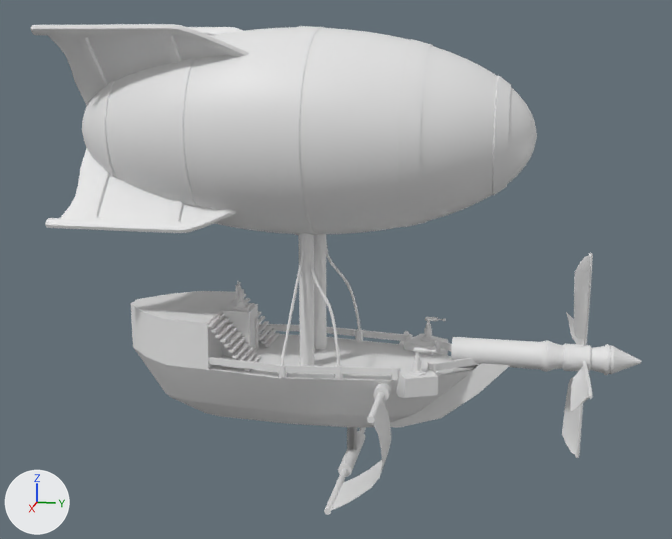
The Blender file Assets/Models/Blend/Airship.blend as it was, and as the next commit left it.
Rendered twice from a 50 mm camera at (122.3, 34.6, 41.8) aimed at (0.9, 10.4, 11.5). Lighting does not change. The marker at lower left points along +X, +Y and +Z. Objects named as collision shapes, trigger or cutter boxes, shadow casters or lower levels of detail are left out.

In view in the first picture: 'Blimp', 'Cylinder', 'Cylinder.002', 'Deck', 'Grapple Deck', 'Lower Sails', 'Mast', 'Probeller rod', 'Ropes', 'Sail Pegs', 'Stairs'.
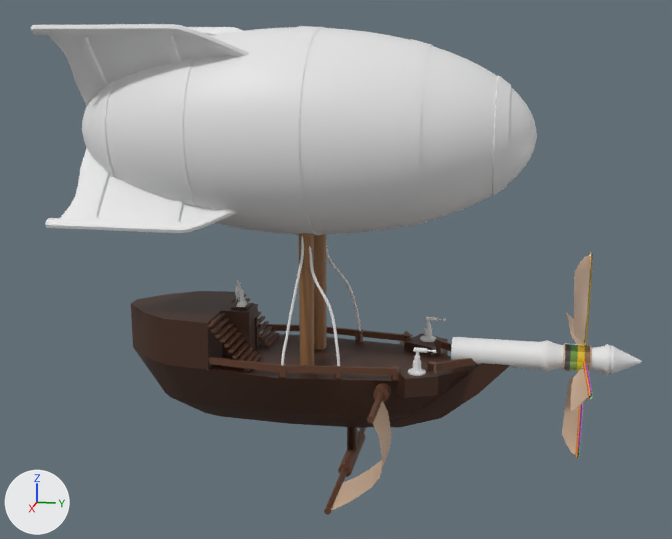
Boxes (x1, y1, x2, y2) around the edits, measured in the pictures (672 x 539 px):
'Grapple Deck', recoloured, surface changed (grey to brown)
    both: (133, 333, 510, 428)
'Deck', recoloured, surface changed (grey to brown)
    both: (131, 291, 259, 370)
'Cylinder.002', recoloured (grey to beige)
    both: (562, 253, 593, 458)
'Mast', recoloured, surface changed (grey to brown)
    both: (299, 233, 327, 365)
'Cylinder', recoloured, surface changed (grey to brown)
    both: (209, 324, 478, 381)
'Lower Sails', recoloured (grey to beige)
    both: (331, 401, 391, 510)
'Sail Pegs', recoloured, surface changed (grey to brown)
    both: (324, 331, 409, 515)
'Stairs', recoloured (grey to brown)
    both: (207, 294, 279, 371)

Patch to the scene script:
```diff
--- a/Assets/Models/Blend/Airship.blend.py
+++ b/Assets/Models/Blend/Airship.blend.py
@@ me_cube_002 @@
 me_cube_002.from_pydata(...)  # 52 vertices, 48 faces; spans x -8.2..8.2, y -19.7..-1.7, z -1.5..5.4
+# me_cube_002 part 1: texture (UV) coordinates of 48 of 48 faces, centred in x -7.8..7.8, y -19.7..-1.7, z -1.5..5.4, changed; they spanned u 0.12..0.88, v 0.0..1.0 and now span u 0.8..0.85, v 0.39..0.46
+me_cube_002.materials.append(mat_taht_material_thing)  # picture img_blender_palette_png
@@ me_cube_011 @@
 me_cube_011.from_pydata(...)  # 160 vertices, 120 faces; spans x -8.2..8.2, y -6.0..-1.7, z -1.4..4.8
+me_cube_011.materials.append(mat_taht_material_thing)  # picture img_blender_palette_png
@@ me_cube_005 @@
 me_cube_005.from_pydata(...)  # 147 vertices, 136 faces; spans x -9.8..9.8, y -19.8..35.1, z -10.8..1.5
+# me_cube_005 part 2: texture (UV) coordinates of 136 of 136 faces, centred in x -8.8..8.8, y -18.0..34.1, z -10.8..0.9, changed; they spanned u 0.12..0.88, v 0.0..1.02 and now span u 0.76..0.77, v 0.47..0.48
+me_cube_005.materials.append(mat_taht_material_thing)  # picture img_blender_palette_png
@@ me_cylinder_005 @@
 me_cylinder_005.from_pydata(...)  # 208 vertices, 171 faces; spans x -9.4..9.4, y -6.2..30.4, z -1.6..0.5
+# me_cylinder_005 part 3: texture (UV) coordinates of 171 of 171 faces, centred in x -9.4..9.4, y -6.2..30.2, z -1.6..0.5, changed; they spanned u 0.0..1.0, v 0.0..1.0 and now span u 0.67..0.7, v 0.42..0.45
+me_cylinder_005.materials.append(mat_taht_material_thing)  # picture img_blender_palette_png
@@ me_cylinder_007 @@
 me_cylinder_007.from_pydata(...)  # 592 vertices, 544 faces; spans x -14.4..14.4, y 41.2..44.8, z -13.7..15.1
+me_cylinder_007.materials.append(mat_taht_material_thing)  # picture img_blender_palette_png
@@ me_cylinder_009 @@
 me_cylinder_009.from_pydata(...)  # 668 vertices, 523 faces; spans x -17.5..17.5, y 11.6..19.0, z -16.8..-2.0
+# me_cylinder_009 part 4: texture (UV) coordinates of 523 of 523 faces, centred in x -17.5..17.5, y 11.7..19.0, z -16.8..-2.0, changed; they spanned u 0.0..1.0, v 0.01..1.0 and now span u 0.64..0.7, v 0.4..0.45
+me_cylinder_009.materials.append(mat_taht_material_thing)  # picture img_blender_palette_png
@@ me_cylinder_001 @@
 me_cylinder_001.from_pydata(...)  # 72 vertices, 68 faces; spans x -17.2..17.2, y 12.4..19.5, z -16.1..-3.2
+me_cylinder_001.materials.append(mat_taht_material_thing)  # picture img_blender_palette_png
@@ me_cylinder @@
 me_cylinder.from_pydata(...)  # 128 vertices, 68 faces; spans x -5.1..5.1, y 5.9..7.9, z -3.7..19.2
+# me_cylinder part 5: texture (UV) coordinates of 68 of 68 faces, centred in x -5.0..5.0, y 6.0..7.9, z -3.7..19.2, changed; they spanned u 0.0..1.0, v 0.01..1.0 and now span u 0.78..0.85, v 0.52..0.59
+me_cylinder.materials.append(mat_taht_material_thing)  # picture img_blender_palette_png
```
